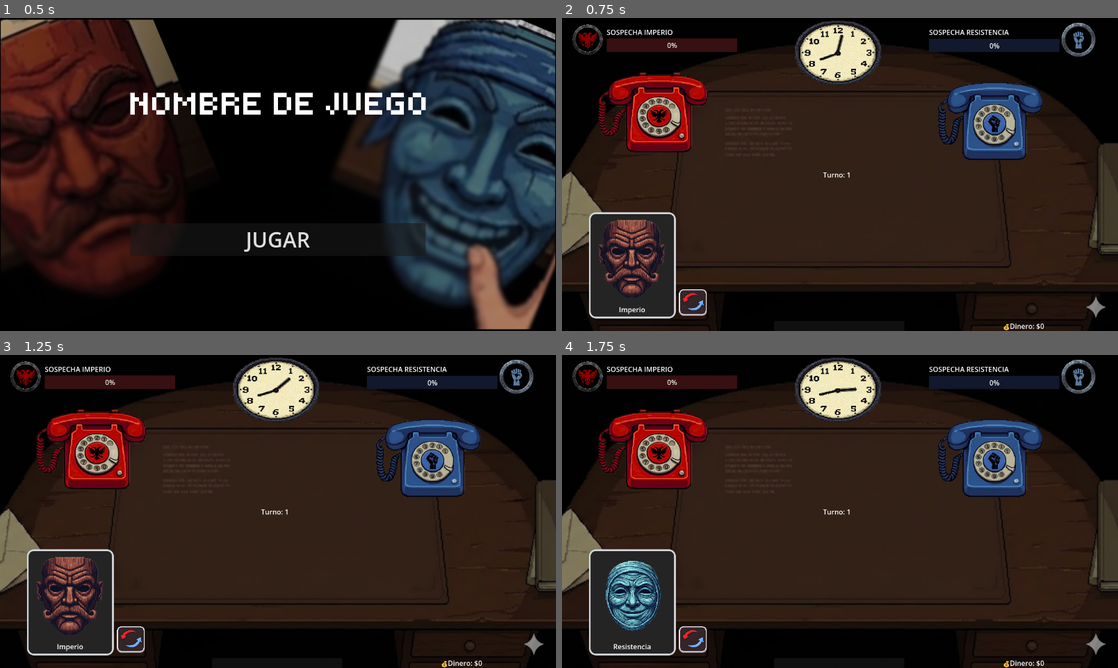
Above: before the commit, frames 1-4 (two rows, left to right).
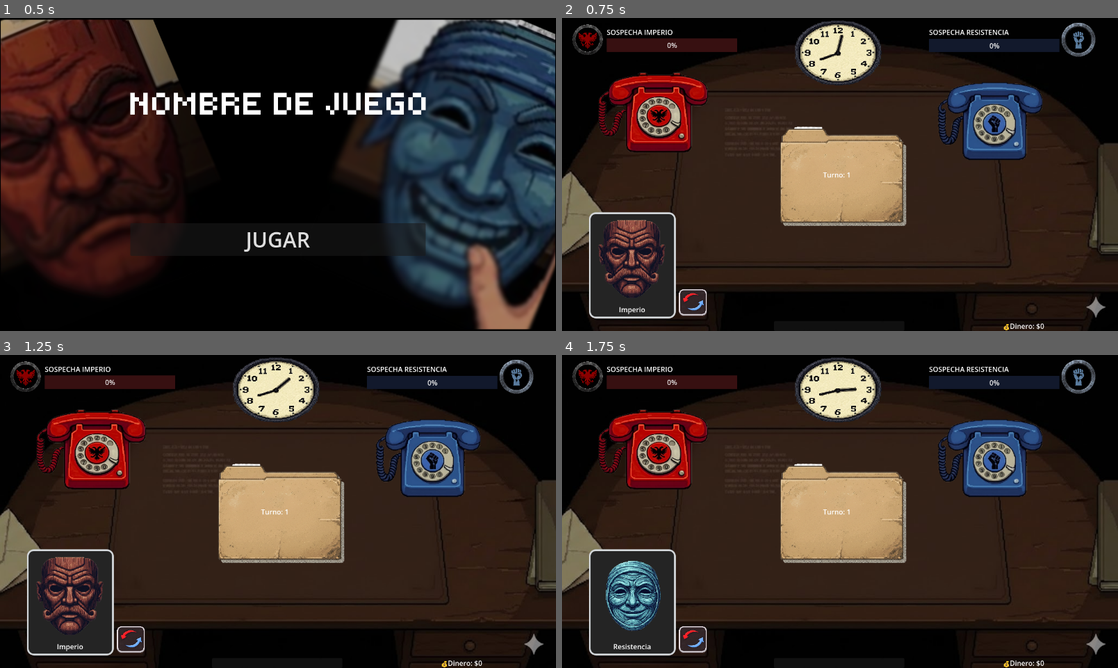
Above: after the commit, the same moments.

Repository: ktorres63/OnlyDevs-Game
Game: Godot game, scene res://scenes/menu_inicio/menu_inicio.tscn
Two runs of this game, one before a commit and one after it. Both use one fixed random seed, a clock stepped at 60 frames per second and the inputs below.
Inputs (mouse positions are in pixels of both pictures, inside the frame that each line leads up to):
- Up to frame 1 (0.5 s): no input
- Up to frame 2 (0.75 s): click "JUGAR" at 0.5 s
- Up to frame 3 (1.25 s): no input
- Up to frame 4 (1.75 s): click (695, 639) at 1.25 s

Frame 1 is identical in both runs. In frame 2, 6.7% of the frame differs, in the area x 39-62%, y 34-67%; in frame 3, 6.7%; in frame 4, 6.7%.

Commit message:
Add file img

Diff:
--- a/scenes/main/Main.tscn
+++ b/scenes/main/Main.tscn
@@ -3,8 +3,9 @@
 [ext_resource type="Script" uid="uid://bpnsk2i3dahfx" path="res://scripts/ui/Main.gd" id="1_nha0i"]
 [ext_resource type="Script" uid="uid://7yuba21mau25" path="res://scripts/core/GameManager.gd" id="2_q24mn"]
 [ext_resource type="Texture2D" uid="uid://cy7chbvt6x7u" path="res://assets/sprites/ui/desktop.jpg" id="2_sjxhf"]
+[ext_resource type="Texture2D" uid="uid://its17xl65t2b" path="res://assets/sprites/ui/file.png" id="3_ko0rf"]
 [ext_resource type="Texture2D" uid="uid://cuh2pdyjccl01" path="res://assets/sprites/ui/phoneRed.png" id="3_q24mn"]
-[ext_resource type="PackedScene" uid="uid://du12ll2vp3rw2" path="res://scenes/main/MaskPanel.tscn" id="4_1rhdn"]
+[ext_resource type="PackedScene" uid="uid://cwi5ymf78450o" path="res://scenes/main/MaskPanel.tscn" id="4_1rhdn"]
 [ext_resource type="PackedScene" uid="uid://c5nr3j33o4vg6" path="res://scenes/main/clock.tscn" id="4_dc040"]
 [ext_resource type="Texture2D" uid="uid://qfvp1lvd82sn" path="res://assets/sprites/ui/phoneBlue.png" id="4_gyg6b"]
 [ext_resource type="Texture2D" uid="uid://b7dcnqyktrq32" path="res://assets/sprites/ui/eagles.png" id="6_ostsq"]
@@ -114,6 +115,32 @@
 grow_horizontal = 2
 metadata/_edit_lock_ = true
 
+[node name="HBoxContainer" type="HBoxContainer" parent="CenterPanel" unique_id=1196110266]
+layout_mode = 1
+anchors_preset = 10
+anchor_right = 1.0
+offset_right = -3.0517578e-05
+offset_bottom = 157.24
+grow_horizontal = 2
+alignment = 1
+
+[node name="Clock2" parent="CenterPanel/HBoxContainer" unique_id=262250937 instance=ExtResource("4_dc040")]
+custom_minimum_size = Vector2(211.305, 0)
+layout_mode = 2
+
+[node name="TextureRect" type="TextureRect" parent="CenterPanel" unique_id=1249635887]
+layout_mode = 1
+anchors_preset = -1
+anchor_left = 0.14109842
+anchor_top = 0.275
+anchor_right = 0.919981
+anchor_bottom = 0.73194444
+grow_horizontal = 2
+grow_vertical = 2
+texture = ExtResource("3_ko0rf")
+expand_mode = 1
+metadata/_edit_use_anchors_ = true
+
 [node name="TurnLabel" type="Label" parent="CenterPanel" unique_id=1244122947]
 layout_mode = 1
 anchors_preset = 8
@@ -148,19 +175,6 @@
 layout_mode = 2
 autowrap_mode = 2
 
-[node name="HBoxContainer" type="HBoxContainer" parent="CenterPanel" unique_id=1196110266]
-layout_mode = 1
-anchors_preset = 10
-anchor_right = 1.0
-offset_right = -3.0517578e-05
-offset_bottom = 157.24
-grow_horizontal = 2
-alignment = 1
-
-[node name="Clock2" parent="CenterPanel/HBoxContainer" unique_id=262250937 instance=ExtResource("4_dc040")]
-custom_minimum_size = Vector2(211.305, 0)
-layout_mode = 2
-
 [node name="RightPanel" type="Control" parent="." unique_id=1345644869]
 layout_mode = 1
 anchor_left = 0.66
